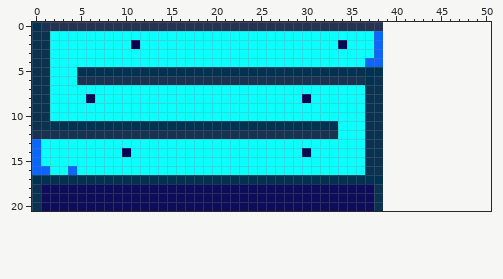
Pixel-art sprite: Global-Warning/res/lvls/7.png. Above is the file before it was changed.
The file is 39x21 pixels. Colours within 5 levels of each other are drawn and written as one. The old version is drawn lined up with the new one, on the new canvas.
After:
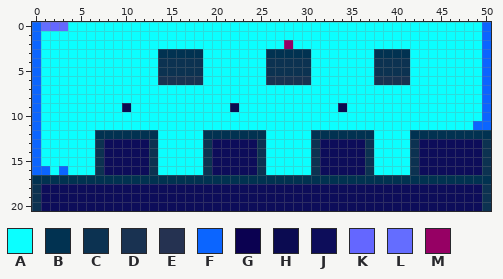
Palette (. is transparent): A #0bffff  B #013251  C #0c3251  D #193251  E #253251  F #0b65ff  G #0b0151  H #0b0b51  J #0d0d5a  K #6467ff  L #646dff  M #960064
Changes in this commit:
canvas 39x21 -> 51x21
@@ x 0..50 @@
- 0 BDEEEEEEEEEEEEEEEEEEEEEEEEEEEEEEEEEEEEE............
- 1 CCAAAAAAAAAAAAAAAAAAAAAAAAAAAAAAAAAAAAF............
- 2 CCAAAAAAAAAGAAAAAAAAAAAAAAAAAAAAAAHAAAF............
- 3 CCAAAAAAAAAAAAAAAAAAAAAAAAAAAAAAAAAAAAF............
- 4 CCAAAAAAAAAAAAAAAAAAAAAAAAAAAAAAAAAAAFF............
- 5 CCAAABBBBBBBBBBBBBBBBBBBBBBBBBBBBBBBBBB............
- 6 CCAAADDDDDDDDDDDDDDDDDDDDDDDDDDDDDDDDBC............
- 7 CCAAAAAAAAAAAAAAAAAAAAAAAAAAAAAAAAAAACC............
- 8 CCAAAAHAAAAAAAAAAAAAAAAAAAAAAAGAAAAAACC............
- 9 CCAAAAAAAAAAAAAAAAAAAAAAAAAAAAAAAAAAACC............
-10 CCAAAAAAAAAAAAAAAAAAAAAAAAAAAAAAAAAAACC............
-11 CCBBBBBBBBBBBBBBBBBBBBBBBBBBBBBBBBAAACC............
-12 DDDDDDDDDDDDDDDDDDDDDDDDDDDDDDDDDDAAACC............
-13 FAAAAAAAAAAAAAAAAAAAAAAAAAAAAAAAAAAAACC............
-14 FAAAAAAAAAGAAAAAAAAAAAAAAAAAAAHAAAAAACC............
-15 FAAAAAAAAAAAAAAAAAAAAAAAAAAAAAAAAAAAACC............
-16 FFAAFAAAAAAAAAAAAAAAAAAAAAAAAAAAAAAAACC............
-17 BBBBBBBBBBBBBBBBBBBBBBBBBBBBBBBBBBBBBBB............
-18 CJJJJJJJJJJJJJJJJJJJJJJJJJJJJJJJJJJJJJC............
-19 CJJJJJJJJJJJJJJJJJJJJJJJJJJJJJJJJJJJJJC............
-20 CJJJJJJJJJJJJJJJJJJJJJJJJJJJJJJJJJJJJJC............
+ 0 FLKKAAAAAAAAAAAAAAAAAAAAAAAAAAAAAAAAAAAAAAAAAAAAAAF
+ 1 FAAAAAAAAAAAAAAAAAAAAAAAAAAAAAAAAAAAAAAAAAAAAAAAAAF
+ 2 FAAAAAAAAAAAAAAAAAAAAAAAAAAAMAAAAAAAAAAAAAAAAAAAAAF
+ 3 FAAAAAAAAAAAAABBBBBAAAAAAABBBBBAAAAAAABBBBAAAAAAAAF
+ 4 FAAAAAAAAAAAAACCCCCAAAAAAACCCCCAAAAAAACCCCAAAAAAAAF
+ 5 FAAAAAAAAAAAAACCCCCAAAAAAACCCCCAAAAAAACCCCAAAAAAAAF
+ 6 FAAAAAAAAAAAAADDDDDAAAAAAADDDDDAAAAAAADDDDAAAAAAAAF
+ 7 FAAAAAAAAAAAAAAAAAAAAAAAAAAAAAAAAAAAAAAAAAAAAAAAAAF
+ 8 FAAAAAAAAAAAAAAAAAAAAAAAAAAAAAAAAAAAAAAAAAAAAAAAAAF
+ 9 FAAAAAAAAAHAAAAAAAAAAAHAAAAAAAAAAAHAAAAAAAAAAAAAAAF
+10 FAAAAAAAAAAAAAAAAAAAAAAAAAAAAAAAAAAAAAAAAAAAAAAAAAF
+11 FAAAAAAAAAAAAAAAAAAAAAAAAAAAAAAAAAAAAAAAAAAAAAAAAFF
+12 FAAAAAABBBBBBBAAAAABBBBBBBAAAAABBBBBBBAAAABBBBBBBBB
+13 FAAAAAACJJJJJCAAAAACJJJJJCAAAAACJJJJJCAAAACJJJJJJJC
+14 FAAAAAACJJJJJCAAAAACJJJJJCAAAAACJJJJJCAAAACJJJJJJJC
+15 FAAAAAACJJJJJCAAAAACJJJJJCAAAAACJJJJJCAAAACJJJJJJJC
+16 FFAFAAACJJJJJCAAAAACJJJJJCAAAAACJJJJJCAAAACJJJJJJJC
+17 BBBBBBBBBBBBBBBBBBBBBBBBBBBBBBBBBBBBBBBBBBBBBBBBBBB
+18 CJJJJJJJJJJJJJJJJJJJJJJJJJJJJJJJJJJJJJJJJJJJJJJJJJC
+19 CJJJJJJJJJJJJJJJJJJJJJJJJJJJJJJJJJJJJJJJJJJJJJJJJJC
+20 CJJJJJJJJJJJJJJJJJJJJJJJJJJJJJJJJJJJJJJJJJJJJJJJJJC
Pixel boxes of the changes (left, top, right, bottom) in both pictures:
changed: (32, 22, 491, 211)
